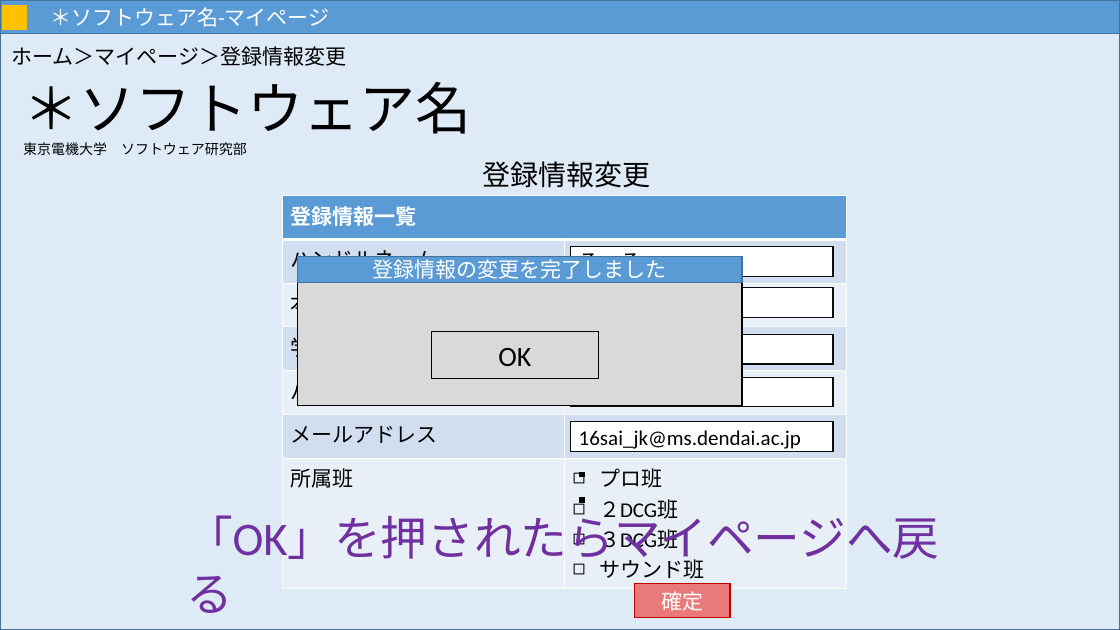
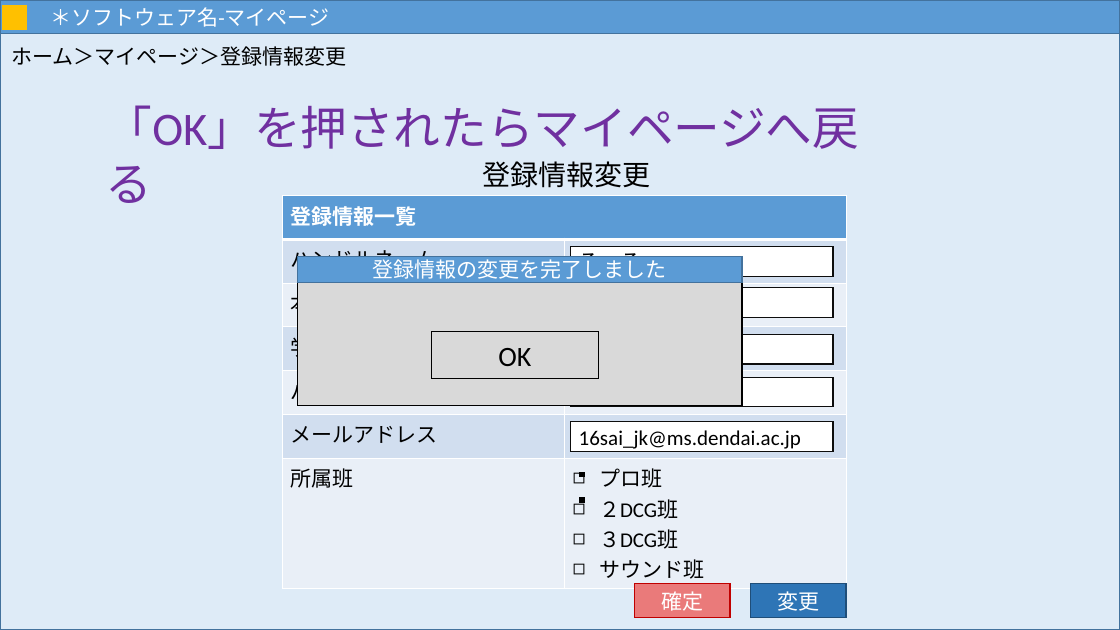
Before and after one commit to MNB-oda/MNB, a slide deck: slide 15 of 提出課題/外部設計書/画面設計.pptx. Drawn at 1120x630 pixels with LibreOffice and Linux fonts; fonts in the diff are those of the drawing. Boxes give left, top, right and bottom in pixels: in the first picture for what was removed or moved away, otherwise in the second. Text is boxed around its words. In the diff, an @@ line names an element or a change of style, - is before the commit and + after.

```diff
--- a/提出課題/外部設計書/画面設計.pptx
+++ b/提出課題/外部設計書/画面設計.pptx
@@ text removed at (23,82,471,155) @@
-＊ソフトウェア名
-東京電機大学 ソフトウェア研究部
@@ text "「OK」を押されたらマイページへ戻る" rewrapped from (186,508,939,568) to (106,105,859,149) @@
@@ rectangle added at (751,584,847,618), fill #2E75B6, outline #1F4E79 1 pt, 18 pt, text #FFFFFF @@
+変更
```
Also in this commit, not shown: 16 other slides changed, 15 slides removed, 1 other file.
